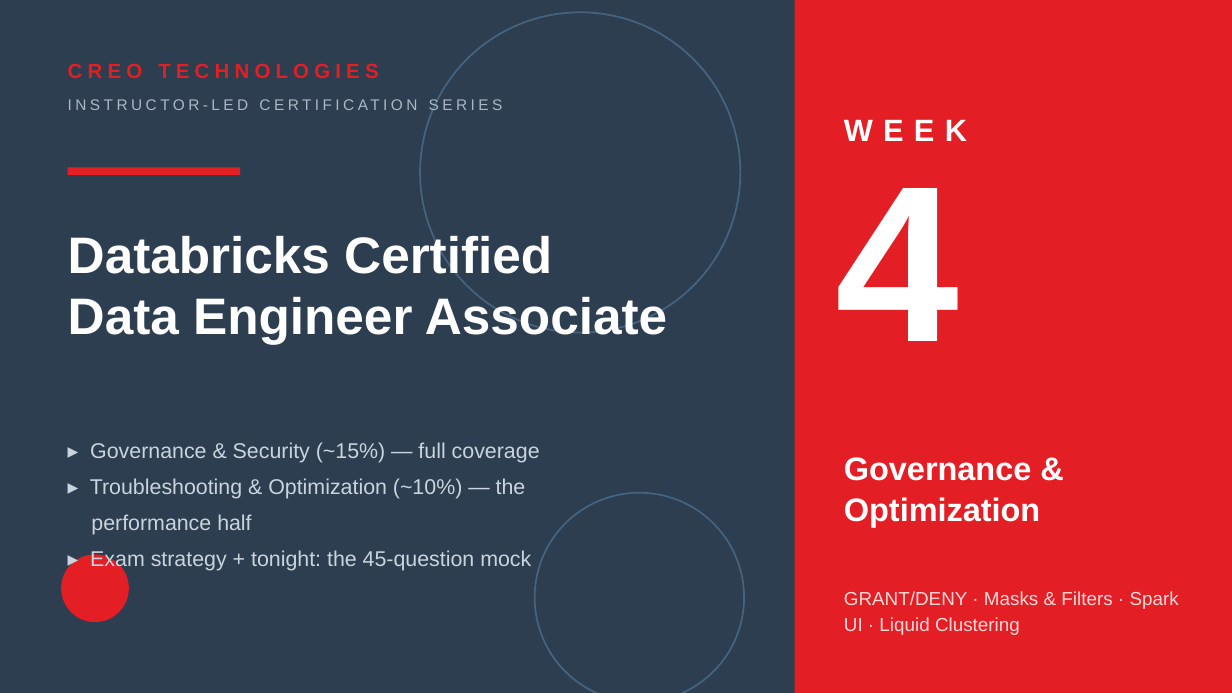
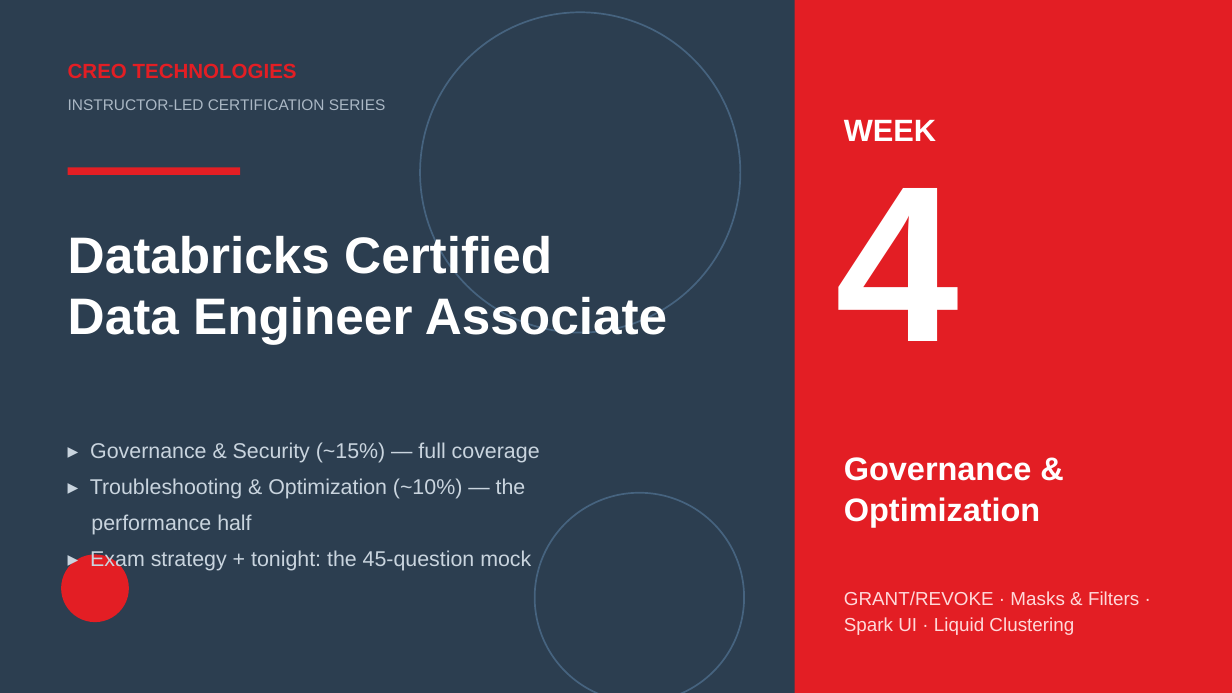
Before and after one commit to tatwan/Databricks_DE_Associate, a slide deck: slide 1 of slides/Week4_Governance_Optimization.pptx. Drawn at 1232x693 pixels with LibreOffice and Linux fonts; fonts in the diff are those of the drawing. Boxes give left, top, right and bottom in pixels: in the first picture for what was removed or moved away, otherwise in the second. Text is boxed around its words. In the diff, an @@ line names an element or a change of style, - is before the commit and + after.

```diff
--- a/slides/Week4_Governance_Optimization.pptx
+++ b/slides/Week4_Governance_Optimization.pptx
@@ text "CREO TECHNOLOGIES" at (68,63,297,78): letter spacing 3 to 0 pt @@
@@ text "INSTRUCTOR-LED CERTIFICATION SERIES" at (68,99,385,110): letter spacing 2 to 0 pt @@
@@ text "WEEK" at (844,119,936,141): letter spacing 6 to 0 pt @@
@@ text at (844,591,1139,635): text changed @@
-GRANT/DENY · Masks & Filters · Spark UI · Liquid Clustering
+GRANT/REVOKE · Masks & Filters · Spark UI · Liquid Clustering
```
Also in this commit, not shown: 13 other slides changed, 2 slides added, 2 other files.
